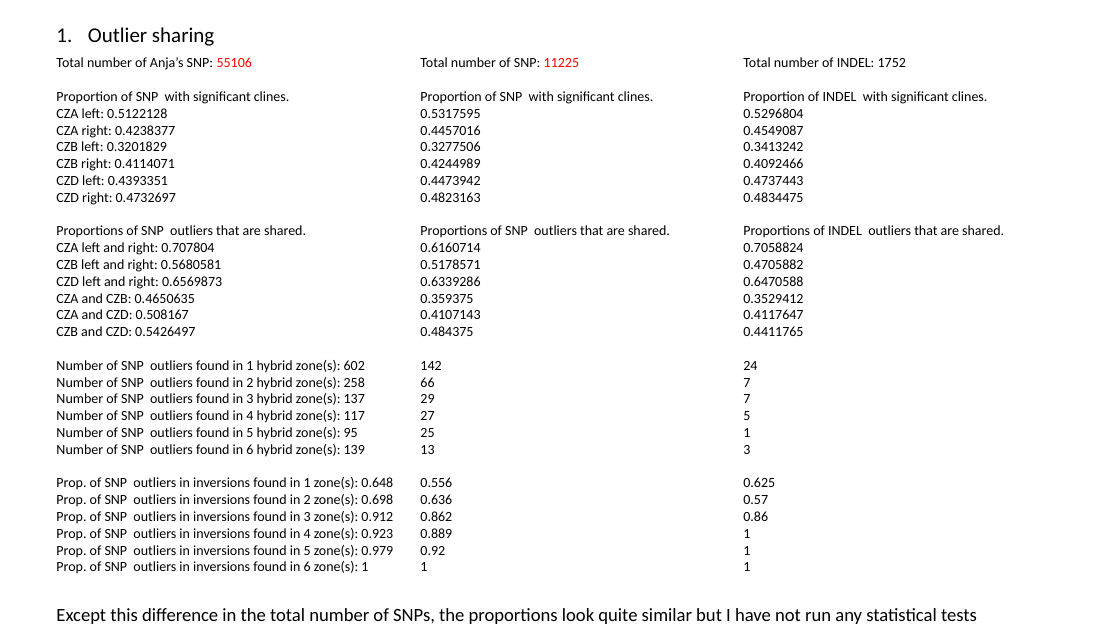
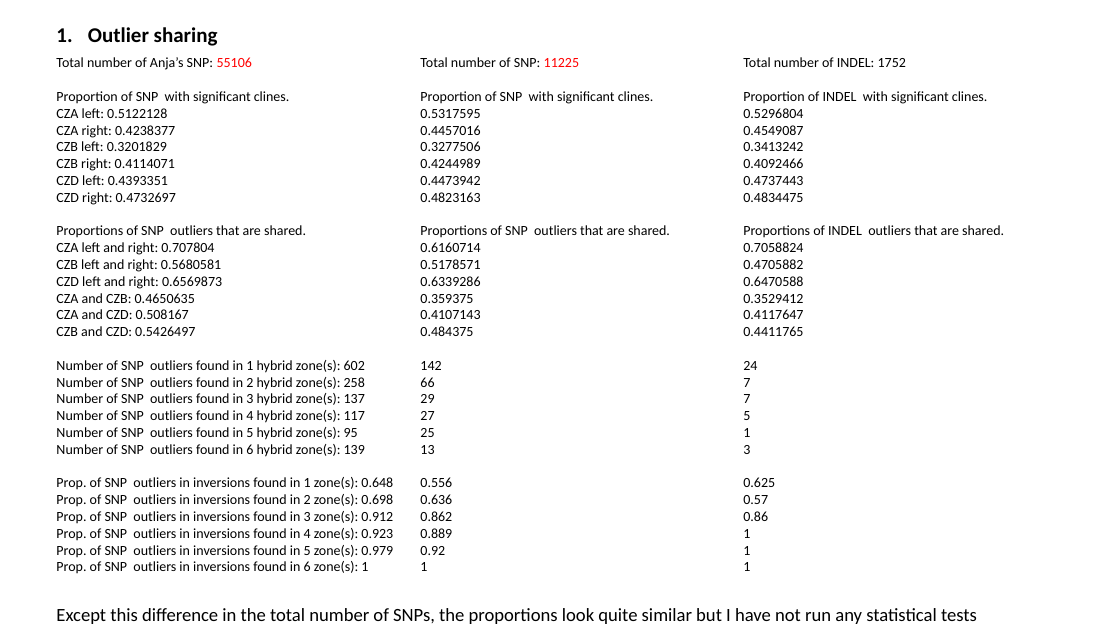
Before and after one commit to sam0per/Littorina_saxatilis_short_variants, a slide deck: slide 3 of short_genetic_variants/docs/short_indels.pptx. Drawn at 1120x630 pixels with LibreOffice and Linux fonts; fonts in the diff are those of the drawing. Boxes give left, top, right and bottom in pixels: in the first picture for what was removed or moved away, otherwise in the second. Text is boxed around its words. In the diff, an @@ line names an element or a change of style, - is before the commit and + after.

```diff
--- a/short_genetic_variants/docs/short_indels.pptx
+++ b/short_genetic_variants/docs/short_indels.pptx
@@ text "Outlier sharing" at [88, 27, 218, 46]: bold on @@
```
Also in this commit, not shown: 8 other slides changed, 4 slides added, 2 other files.
